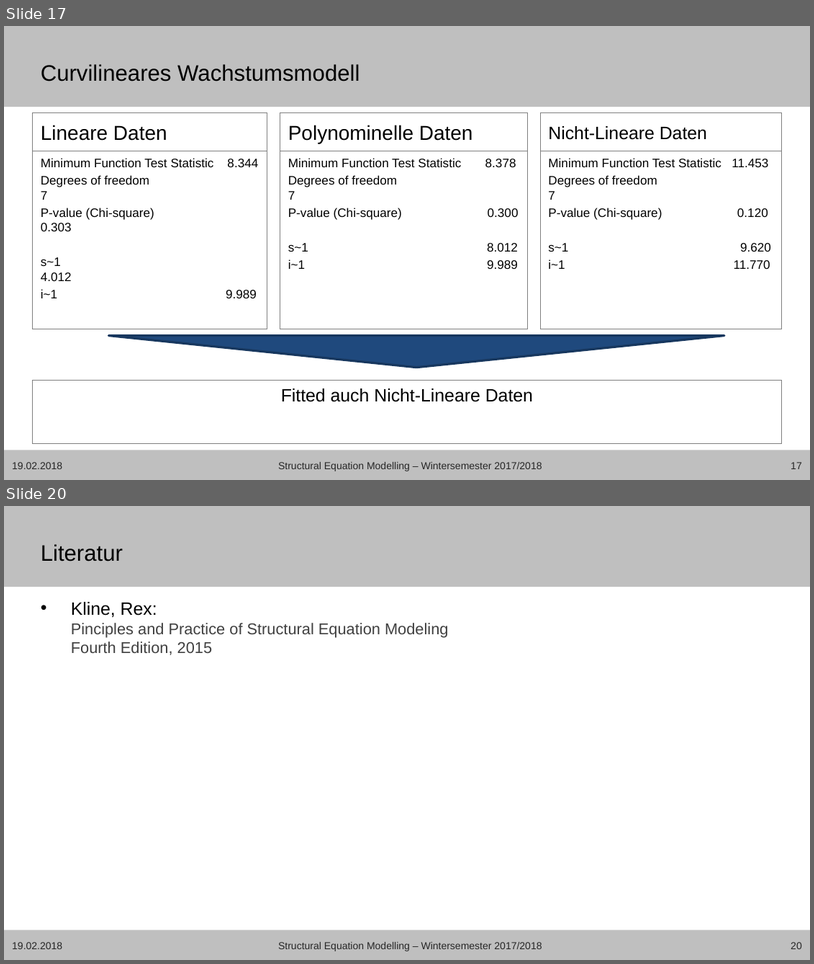
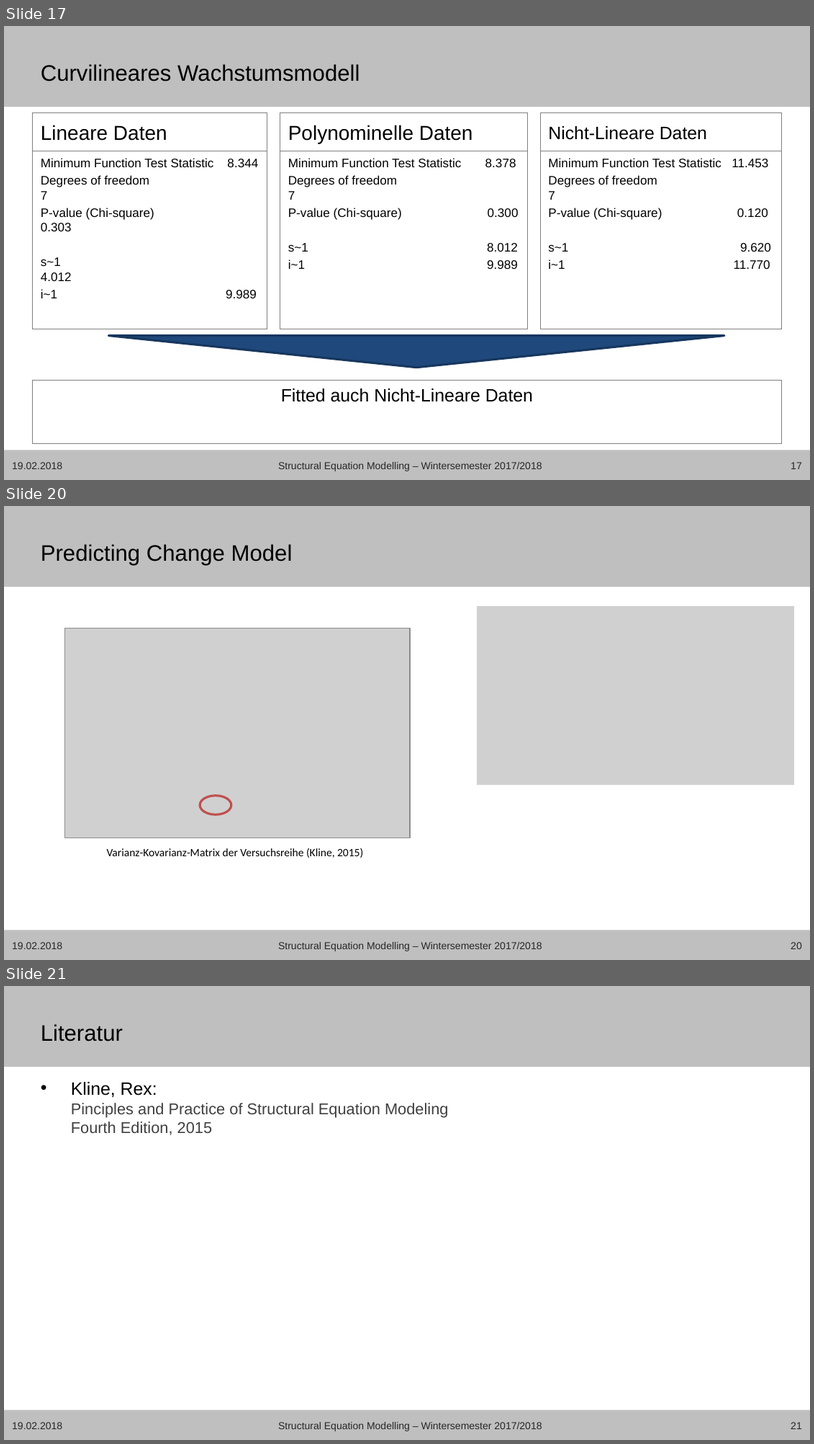
Before and after one commit to mircopp/Structural-Equation-Modeling, a slide deck: Christian_sem17_18_wachstumsmodelle_präsentation.pptx. Shown one above the other, each under a label of ours: slides 17 and 20 before the commit, slides 17, 20 and 21 after it; the slides between them are not shown. The pictures are 814x964 and 814x1444 pixels, drawn with LibreOffice and Linux fonts; fonts in the diff are those of the drawing; grey boxes stand for pictures; background and template pictures are left out. Boxes give left, top, right and bottom in pixels: in the first picture for what was removed or moved away, otherwise in the second. Text is boxed around its words. In the diff, an @@ line names an element or a change of style, - is before the commit and + after.

```diff
--- a/Christian_sem17_18_wachstumsmodelle_präsentation.pptx
+++ b/Christian_sem17_18_wachstumsmodelle_präsentation.pptx
@@ slide 20 added at (4, 506, 810, 960), background #FFFFFF; not listed: 2 template elements that a slide beside it also shows @@
@@ title added at (41, 544, 293, 566), 20 pt, text #000000 @@
+Predicting Change Model
@@ picture added at (477, 606, 795, 784) @@
@@ picture added at (65, 628, 410, 837) @@
@@ ellipse added at (200, 795, 232, 815), outline #C0504D 2 pt @@
@@ text added at (107, 848, 363, 857), 10 pt, text #000000 @@
+Varianz-Kovarianz-Matrix der Versuchsreihe (Kline, 2015)
@@ text added at (12, 942, 62, 949), 9 pt, text #262626 @@
+19.02.2018
@@ text added at (278, 942, 542, 951), 9 pt, text #262626 @@
+Structural Equation Modelling – Wintersemester 2017/2018
@@ page number added at (791, 942, 802, 949), 9 pt, text #262626 @@
+20
@@ what was slide 20 is now slide 21 @@
@@ page number at (791, 1422, 802, 1429): text changed @@
-20
+21
```
Also in this commit, not shown: 4 slides changed, 1 other slide added, 1 other file.
